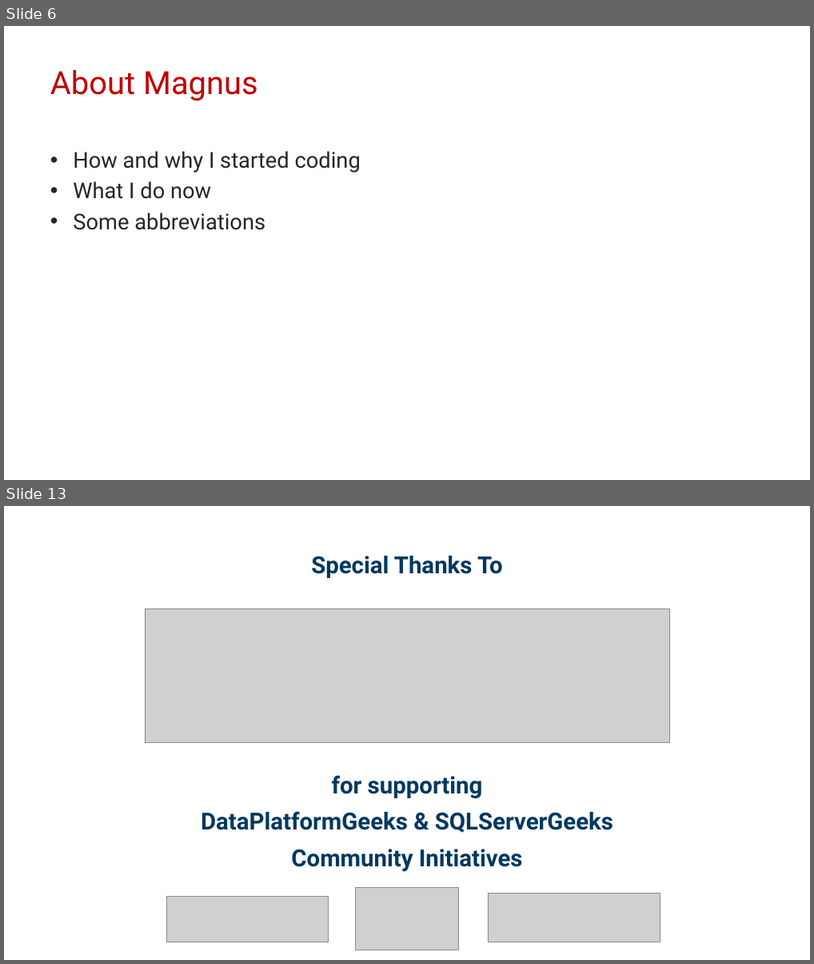
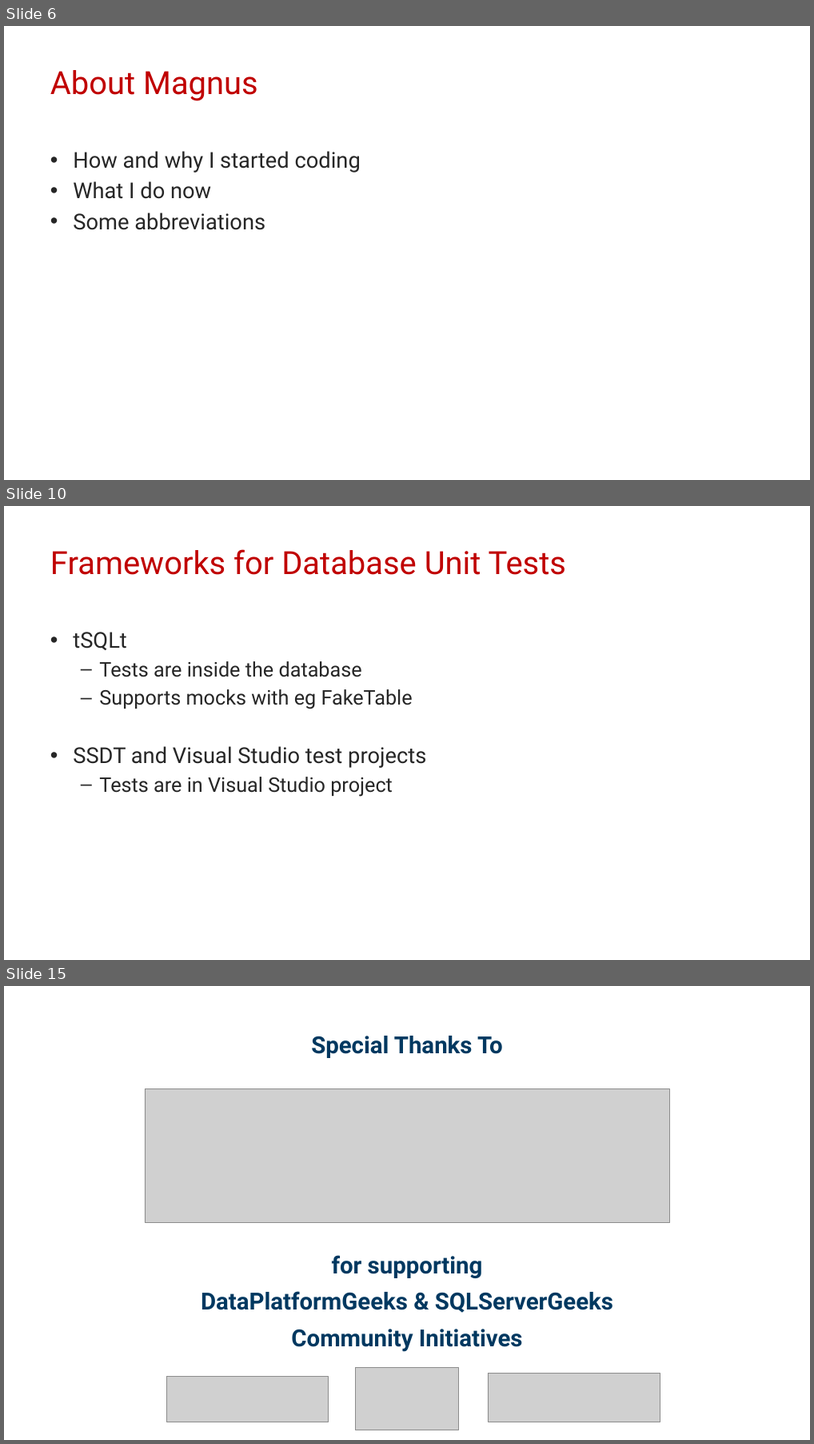
Before and after one commit to transmokopter/Presentations, a slide deck: test-driven-database-development/test-driven-database-development-dps2021.pptx. Shown one above the other, each under a label of ours: slides 6 and 13 before the commit, slides 6, 10 and 15 after it; the slides between them are not shown. The pictures are 814x964 and 814x1444 pixels, drawn with LibreOffice and Linux fonts; fonts in the diff are those of the drawing; grey boxes stand for pictures; background and template pictures are left out. Boxes give left, top, right and bottom in pixels: in the first picture for what was removed or moved away, otherwise in the second. Text is boxed around its words. In the diff, an @@ line names an element or a change of style, - is before the commit and + after.

```diff
--- a/test-driven-database-development/test-driven-database-development-dps2021.pptx
+++ b/test-driven-database-development/test-driven-database-development-dps2021.pptx
@@ slide 10 added at (4,506,810,960), background #FFFFFF @@
@@ title added at (50,549,566,575), 38 pt, text #C00000 @@
+Frameworks for Database Unit Tests
@@ text added at (73,632,426,796), 24 pt, text #262626 @@
+• tSQLt
+  – Tests are inside the database
+  – Supports mocks with eg FakeTable
+• SSDT and Visual Studio test projects
+  – Tests are in Visual Studio project
@@ what was slide 13 is now slide 15 @@
```
Also in this commit, not shown: 3 slides changed, 7 other slides added, 6 slides removed, 39 other files.
